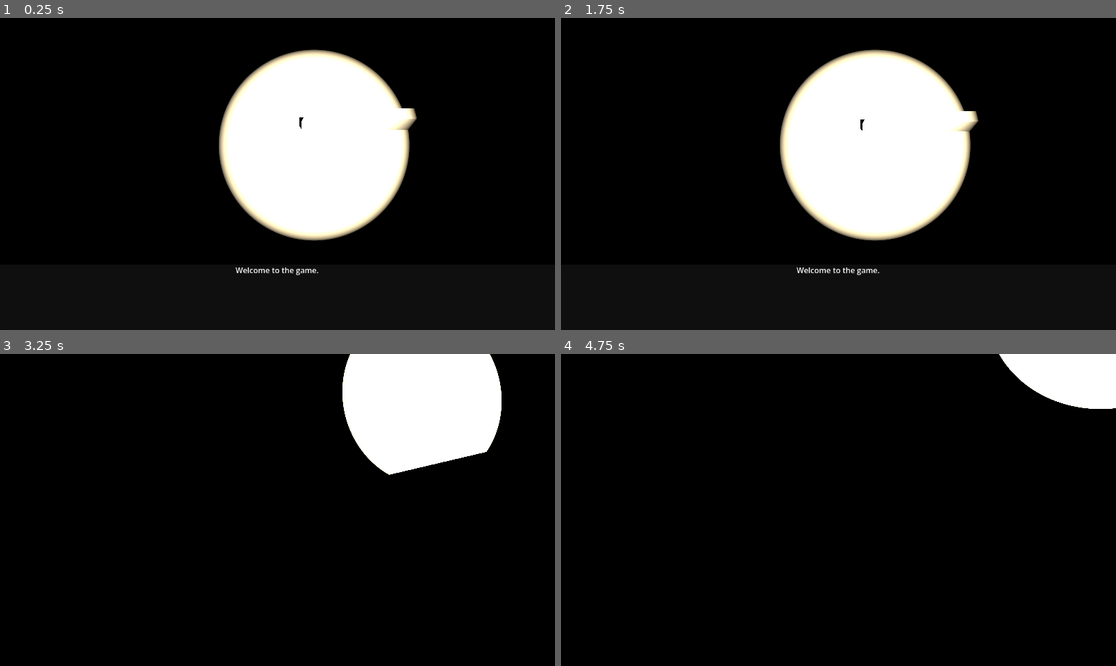
Above: before the commit, frames 1-4 (two rows, left to right).
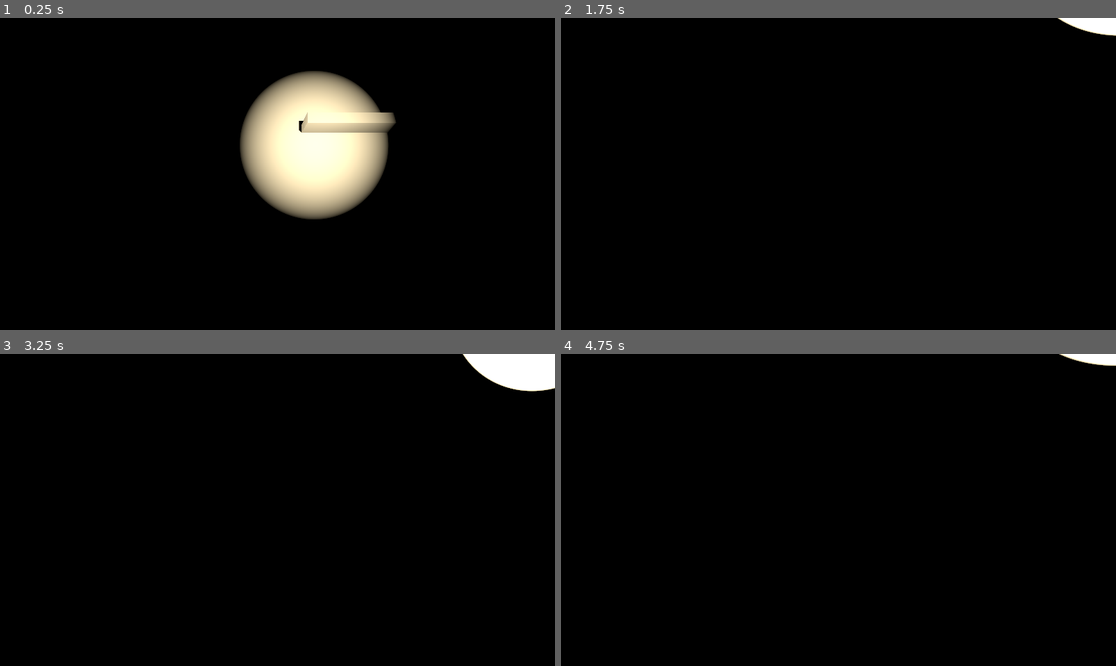
Above: after the commit, the same moments.

Repository: AlexYud/descarrilado
Game: Godot game, scene res://scenes/Main.tscn
Same seed, same stepped clock (60 frames per second), same inputs: the game is played once before the commit and once after it. Sound files missing from this copy of the repository are replaced by a short silence.
Inputs (mouse positions are in pixels of both pictures, inside the frame that each line leads up to):
- Up to frame 1 (0.25 s): no input
- Up to frame 2 (1.75 s): tap Enter (dialog_continue) at 0.5, 1.25 s; move the mouse to (866, 174) at 0.52 s; hold W (up) from 0.53 s (still down); click (866, 174) at 0.6 s; tap Space (jump) at 0.77, 1.52 s; tap E (interact) at 0.8, 1.35 s; move the mouse to (810, 174) at 1.27 s; click (810, 174) at 1.55 s
- Up to frame 3 (3.25 s): keep holding W (up); move the mouse to (288, 503) at 2.02 s; hold Ctrl (crouch) 2.03-2.78 s; click (288, 503) at 2.17 s; tap E (interact) at 2.3 s; tap Enter (dialog_continue) at 2.75, 2.85 s; move the mouse to (271, 516) at 2.77 s; tap Space (jump) at 3.02 s; click (271, 516) at 3.05 s
- Up to frame 4 (4.75 s): keep holding W (up); move the mouse to (877, 513) at 3.52 s; click (877, 513) at 3.6 s; tap Space (jump) at 3.77, 4.52 s; tap E (interact) at 3.8, 4.35 s; tap Enter (dialog_continue) at 4.25 s; move the mouse to (794, 506) at 4.27 s; click (794, 506) at 4.55 s

The runs differ from the first frame. In frame 1, 16% of the frame differs, in the area x 39-76%, y 10-83%; in frame 2, 17%, in the area x 39-100%, y 0-83%; in frame 3, 10%; in frame 4, 2.6%.

Commit message:
add interaction ray and interactible items

Diff:
--- a/project.godot
+++ b/project.godot
@@ -71,6 +71,11 @@
 "events": [Object(InputEventKey,"resource_local_to_scene":false,"resource_name":"","device":-1,"window_id":0,"alt_press …(195 unchanged characters)…
 ]
 }
+inventory={
+"deadzone": 0.2,
+"events": [Object(InputEventKey,"resource_local_to_scene":false,"resource_name":"","device":-1,"window_id":0,"alt_pressed":false,"shift_pressed":false,"ctrl_pressed":false,"meta_pressed":false,"pressed":false,"keycode":0,"physical_keycode":73,"key_label":0,"unicode":105,"location":0,"echo":false,"script":null)
+]
+}
 
 [physics]
 
--- a/scenes/Main.tscn
+++ b/scenes/Main.tscn
@@ -2,12 +2,19 @@
 
 [ext_resource type="PackedScene" uid="uid://bak8ltrhbmlv5" path="res://scenes/CSGStairMaker3D.tscn" id="1_elqb8"]
 [ext_resource type="PackedScene" uid="uid://dajciuejb4dh2" path="res://scenes/Player.tscn" id="1_rvslj"]
-[ext_resource type="PackedScene" uid="uid://bfke7y7536h28" path="res://ui/dialogue/DialogueTrigger.tscn" id="3_0bbpv"]
+[ext_resource type="Script" uid="uid://bgaxfqw2df0u2" path="res://scripts/interactions/Interactable.gd" id="3_0bbpv"]
 
 [sub_resource type="StandardMaterial3D" id="StandardMaterial3D_rarhs"]
 
 [sub_resource type="StandardMaterial3D" id="StandardMaterial3D_vcsgt"]
 albedo_color = Color(1, 0, 0, 1)
+
+[sub_resource type="BoxMesh" id="BoxMesh_c01mt"]
+material = SubResource("StandardMaterial3D_vcsgt")
+size = Vector3(0.076, 0.164, 0.009)
+
+[sub_resource type="BoxShape3D" id="BoxShape3D_nxtc6"]
+size = Vector3(0.076, 0.164, 0.009)
 
 [sub_resource type="StandardMaterial3D" id="StandardMaterial3D_rvslj"]
 
@@ -170,10 +177,19 @@
 size = Vector3(2.0256152, 0.06308594, 0.3083496)
 material = SubResource("StandardMaterial3D_rarhs")
 
-[node name="Cellphone" type="CSGBox3D" parent="SceneStructure/JulianasHouse/Furniture/Bedroom" unique_id=627639791]
-transform = Transform3D(0.16267155, 0.9866802, -4.3129162e-08, 0, -4.371139e-08, -1, -0.9866802, 0.16267155, -7.1106028e-09, -2.8444085, 4.1851993, 2.6809413)
-size = Vector3(0.076, 0.164, 0.009)
-material = SubResource("StandardMaterial3D_vcsgt")
+[node name="Cellphone" type="Node3D" parent="SceneStructure/JulianasHouse/Furniture/Bedroom" unique_id=1951632836]
+transform = Transform3D(0.1626715, 0.98668027, -4.3129166e-08, 0, -4.371139e-08, -1, -0.98668027, 0.1626715, -7.1105974e-09, -2.8444085, 4.1851993, 2.6809413)
+script = ExtResource("3_0bbpv")
+prompt_text = "[E]"
+
+[node name="Visual" type="MeshInstance3D" parent="SceneStructure/JulianasHouse/Furniture/Bedroom/Cellphone" unique_id=1572603298]
+mesh = SubResource("BoxMesh_c01mt")
+
+[node name="InteractArea" type="Area3D" parent="SceneStructure/JulianasHouse/Furniture/Bedroom/Cellphone" unique_id=189909475]
+transform = Transform3D(2, 0, 0, 0, 2, 0, 0, 0, 2, 0, 0, 0)
+
+[node name="CollisionShape3D" type="CollisionShape3D" parent="SceneStructure/JulianasHouse/Furniture/Bedroom/Cellphone/InteractArea" unique_id=1756055292]
+shape = SubResource("BoxShape3D_nxtc6")
 
 [node name="Streets" type="Node3D" parent="SceneStructure" unique_id=1041921014]
 
--- a/scenes/Player.tscn
+++ b/scenes/Player.tscn
@@ -30,21 +30,24 @@
 
 [node name="Camera3D" type="Camera3D" parent="Head" unique_id=608416810]
 
+[node name="InteractRay" type="RayCast3D" parent="Head/Camera3D" unique_id=1231366330]
+target_position = Vector3(0, 0, -3)
+collide_with_areas = true
+
 [node name="Hand" type="Node3D" parent="." unique_id=967910764]
 transform = Transform3D(1, 0, 0, 0, 1, 0, 0, 0, 1, 0, 0.972921, 0)
 
 [node name="SpotLight3D" type="SpotLight3D" parent="Hand" unique_id=1940344354]
 transform = Transform3D(1, 0, 0, 0, 1, 0, 0, 0, 1, 0.282927, 0, 0)
 light_color = Color(0.980392, 0.901961, 0.72549, 1)
-light_energy = 16.0
-light_volumetric_fog_energy = 16.0
+light_energy = 2.0
 light_projector = ExtResource("2_ck06t")
 light_size = 1.0
 light_specular = 16.0
 shadow_enabled = true
-spot_range = 40.0
-spot_attenuation = 1.90734
-spot_angle = 25.0
+spot_range = 20.0
+spot_attenuation = 2.0
+spot_angle = 20.0
 script = ExtResource("4_nxtpx")
 
 [node name="SoundEffects" type="Node3D" parent="." unique_id=1331016434]
@@ -63,3 +66,16 @@
 [node name="sfx_crouch_walk" type="AudioStreamPlayer" parent="SoundEffects" unique_id=1336729071]
 stream = ExtResource("5_f1qol")
 pitch_scale = 0.64
+
+[node name="InteractionUI" type="CanvasLayer" parent="." unique_id=698068930]
+
+[node name="InteractionCenter" type="CenterContainer" parent="InteractionUI" unique_id=255367534]
+anchors_preset = 15
+anchor_right = 1.0
+anchor_bottom = 1.0
+grow_horizontal = 2
+grow_vertical = 2
+
+[node name="InteractionPrompt" type="Label" parent="InteractionUI/InteractionCenter" unique_id=630529815]
+layout_mode = 2
+text = "[E] Interact"
--- a/scripts/Player.gd
+++ b/scripts/Player.gd
@@ -28,14 +28,18 @@
 @export var gravity_force: float = 10.0
 @export var flashlight_lerp_speed: float = 6.0
 @export var camera_lerp_speed: float = 10.0
+@export var interaction_distance: float = 3.0
+@export var interaction_origin_offset: float = 0.05
 
 @onready var head: Node3D = $Head
 @onready var camera: Camera3D = $Head/Camera3D
+@onready var interact_ray: RayCast3D = $Head/Camera3D/InteractRay
 @onready var hand: Node3D = $Hand
 @onready var flashlight: SpotLight3D = $Hand/SpotLight3D
 @onready var collider: CollisionShape3D = $CollisionShape3D
 @onready var sfx_walk: AudioStreamPlayer = $SoundEffects/sfx_walk
 @onready var sfx_crouch_walk: AudioStreamPlayer = $SoundEffects/sfx_crouch_walk
+@onready var interaction_prompt: Label = $InteractionUI/InteractionCenter/InteractionPrompt
 
 var look_yaw: float = 0.0
 var look_pitch: float = 0.0
@@ -51,6 +55,7 @@
 
 var audio_trigger_areas: Dictionary = {}
 var dialogue_frozen: bool = false
+var current_interactable: Interactable = null
 
 
 func _ready() -> void:
@@ -62,9 +67,10 @@
 	original_hand_position = hand.position
 	register_audio_triggers()
 
-	# Optional test:
-	DialogueManager.show_timed("Welcome to the game.", 2.0, true)
-	DialogueManager.show_continue("This message waits for Enter.", false)
+	interaction_prompt.visible = false
+	interaction_prompt.text = ""
+
+	_setup_interact_ray()
 
 
 func _input(event: InputEvent) -> void:
@@ -78,11 +84,13 @@
 	if event is InputEventMouseMotion:
 		look_yaw += event.relative.x * camera_sensitivity
 		look_pitch += event.relative.y * camera_sensitivity
-		look_pitch = clampf(look_pitch, -35.0, 35.0)
+		look_pitch = clampf(look_pitch, -35.0, 75.0)
 
 
 func _physics_process(delta: float) -> void:
 	_apply_look(delta)
+	_sync_interact_ray_to_flashlight()
+	_update_interaction_state()
 
 	if dialogue_frozen:
 		_apply_gravity_only(delta)
@@ -90,6 +98,9 @@
 		move_and_slide()
 		return
 
+	if Input.is_action_just_pressed("interact") and is_instance_valid(current_interactable):
+		current_interactable.interact(self)
+
 	var move_dir: Vector3 = _get_move_direction()
 	var wants_crouch: bool = Input.is_action_pressed("crouch")
 	var wants_sprint: bool = Input.is_action_pressed("sprint") and not wants_crouch
@@ -108,6 +119,31 @@
 
 	if dialogue_frozen:
 		_stop_footsteps()
+
+
+func _setup_interact_ray() -> void:
+	interact_ray.enabled = true
+	interact_ray.collide_with_areas = true
+	interact_ray.collide_with_bodies = true
+	interact_ray.target_position = Vector3(0.0, 0.0, -interaction_distance)
+	_add_interact_ray_exceptions(self)
+	_sync_interact_ray_to_flashlight()
+
+
+func _add_interact_ray_exceptions(node: Node) -> void:
+	var collision_object: CollisionObject3D = node as CollisionObject3D
+	if collision_object != null:
+		interact_ray.add_exception(collision_object)
+
+	for child in node.get_children():
+		_add_interact_ray_exceptions(child)
+
+
+func _sync_interact_ray_to_flashlight() -> void:
+	var ray_origin: Vector3 = flashlight.global_position + (-flashlight.global_transform.basis.z * interaction_origin_offset)
+	var ray_basis: Basis = flashlight.global_transform.basis
+	interact_ray.global_transform = Transform3D(ray_basis, ray_origin)
+	interact_ray.target_position = Vector3(0.0, 0.0, -interaction_distance)
 
 
 func _apply_look(delta: float) -> void:
@@ -243,6 +279,49 @@
 		sfx_walk.stop()
 	if sfx_crouch_walk.playing:
 		sfx_crouch_walk.stop()
+
+
+func _update_interaction_state() -> void:
+	if dialogue_frozen:
+		current_interactable = null
+		interaction_prompt.visible = false
+		return
+
+	interact_ray.force_raycast_update()
+
+	if not interact_ray.is_colliding():
+		current_interactable = null
+		interaction_prompt.visible = false
+		return
+
+	var collider_obj: Object = interact_ray.get_collider()
+	var collider_node: Node = collider_obj as Node
+
+	if collider_node == null:
+		current_interactable = null
+		interaction_prompt.visible = false
+		return
+
+	var interactable: Interactable = _find_interactable_from_node(collider_node)
+
+	if interactable != null and interactable.can_interact(self):
+		current_interactable = interactable
+		interaction_prompt.text = interactable.get_prompt_text()
+		interaction_prompt.visible = true
+	else:
+		current_interactable = null
+		interaction_prompt.visible = false
+
+
+func _find_interactable_from_node(node: Node) -> Interactable:
+	var current: Node = node
+
+	while current != null:
+		if current is Interactable:
+			return current as Interactable
+		current = current.get_parent()
+
+	return null
 
 
 func play_3d_sound(sound_path: String, sound_position: Vector3, max_distance: float = 10.0, debug: bool = false) -> AudioStreamPlayer3D:
--- /dev/null
+++ b/scripts/interactions/Interactable.gd
@@ -0,0 +1,16 @@
+extends Node3D
+class_name Interactable
+
+@export var prompt_text: String = "[E] Interact"
+
+
+func can_interact(_player: Node) -> bool:
+	return true
+
+
+func get_prompt_text() -> String:
+	return prompt_text
+
+
+func interact(_player: Node) -> void:
+	pass
Not shown, added: scripts/interactions/Interactable.gd.uid
